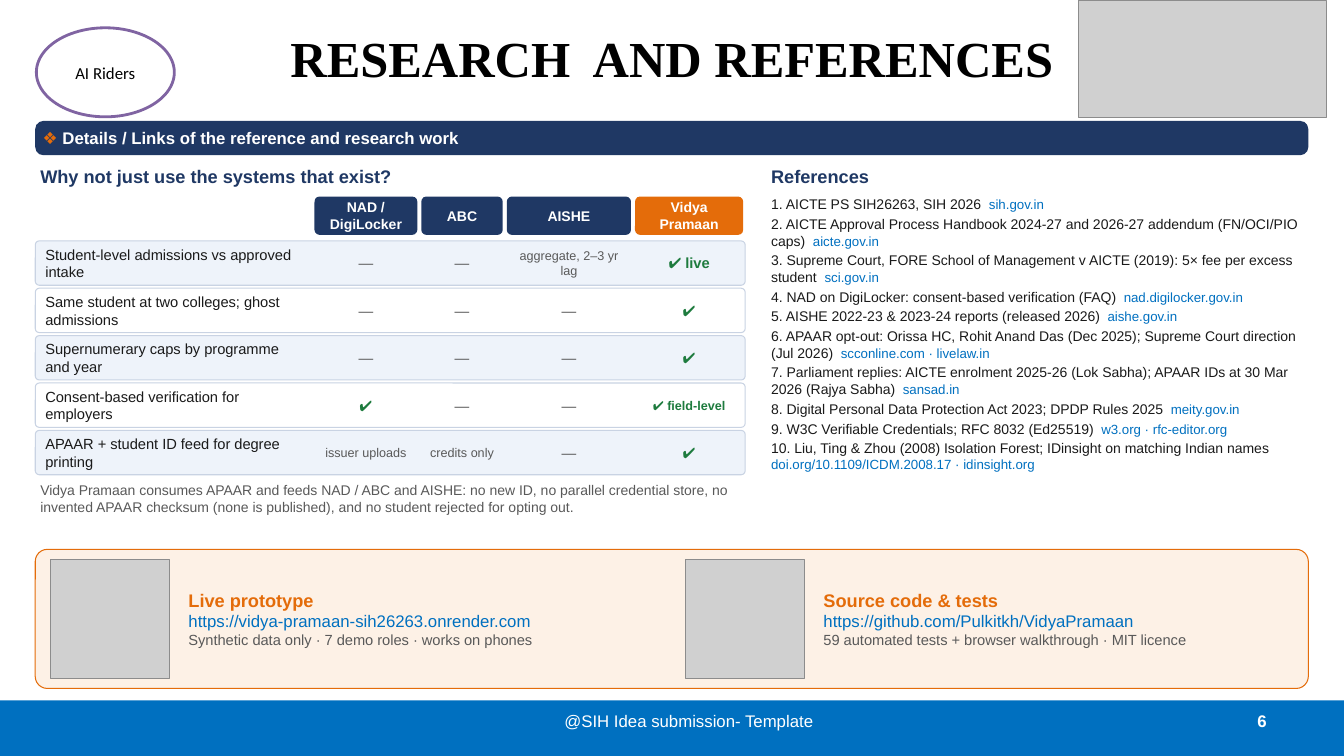
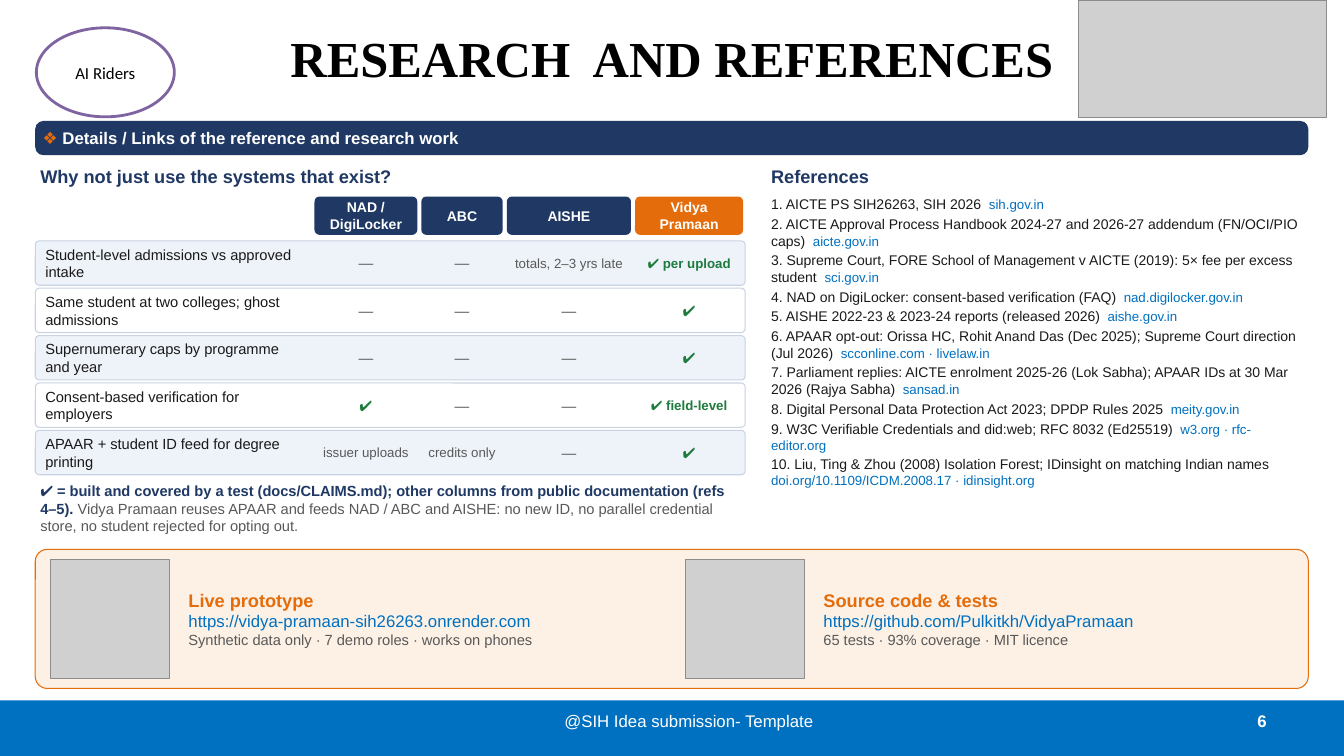
Before and after one commit to Pulkitkh/VidyaPramaan, a slide deck: slide 6 of ppt/SIH26263_AI_Riders_Idea.pptx. Drawn at 1344x756 pixels with LibreOffice and Linux fonts; fonts in the diff are those of the drawing; grey boxes stand for pictures. Boxes give left, top, right and bottom in pixels: in the first picture for what was removed or moved away, otherwise in the second. Text is boxed around its words. In the diff, an @@ line names an element or a change of style, - is before the commit and + after.

Commit message:
Deck: answer the review point by point
- What is new, stated against APAAR, NAD / DigiLocker and ABC
- Built / Simulated / Planned line, so no mock reads as a live integration
- Penalty arithmetic shown (42 x 11 lakh x 5 = 23.1 crore)
- Overstatements removed (live, before any fine, instant, within minutes)
- Held-out twin result shown next to the seeded one; synthetic data and
  officer-decides stated on the feasibility slide
- Unconfirmed rule values marked warn-only; benefits marked expected,
  with pilot measures in the roadmap
- Comparison ticks tied to tests; larger minimum text sizes
- Evidence file (coverage, accessibility) feeds the deck; screenshots refreshed

```diff
--- a/ppt/SIH26263_AI_Riders_Idea.pptx
+++ b/ppt/SIH26263_AI_Riders_Idea.pptx
@@ text at (515,258,622,271): text changed; size 9 to 9.5 pt @@
-aggregate, 2–3 yr lag
+totals, 2–3 yrs late
@@ text at (663,258,730,271): text changed; size 10.5 to 9.5 pt @@
-✔ live
+✔ per upload
@@ size 9 to 9.5 pt in 3 elements at (666,400,727,410), (323,447,408,460), (428,447,495,460) @@
@@ text at (771,424,1251,453): text changed @@
-9. W3C Verifiable Credentials; RFC 8032 (Ed25519) w3.org · rfc-editor.org
+9. W3C Verifiable Credentials and did:web; RFC 8032 (Ed25519) w3.org · rfc-editor.org
@@ text at (40,485,725,534): text changed; size 10 to 10.5 pt @@
-Vidya Pramaan consumes APAAR and feeds NAD / ABC and AISHE: no new ID, no parallel credential store, no invented APAAR checksum (none is published), and no student rejected for opting out.
+✔ = built and covered by a test (docs/CLAIMS.md); other columns from public documentation (refs 4–5). Vidya Pramaan reuses APAAR and feeds NAD / ABC and AISHE: no new ID, no parallel credential store, no student rejected for opting out.
@@ text at (823,634,1068,648): text changed @@
-59 automated tests + browser walkthrough · MIT licence
+65 tests · 93% coverage · MIT licence
```
Also in this commit, not shown: 4 other slides changed, 33 other files.
